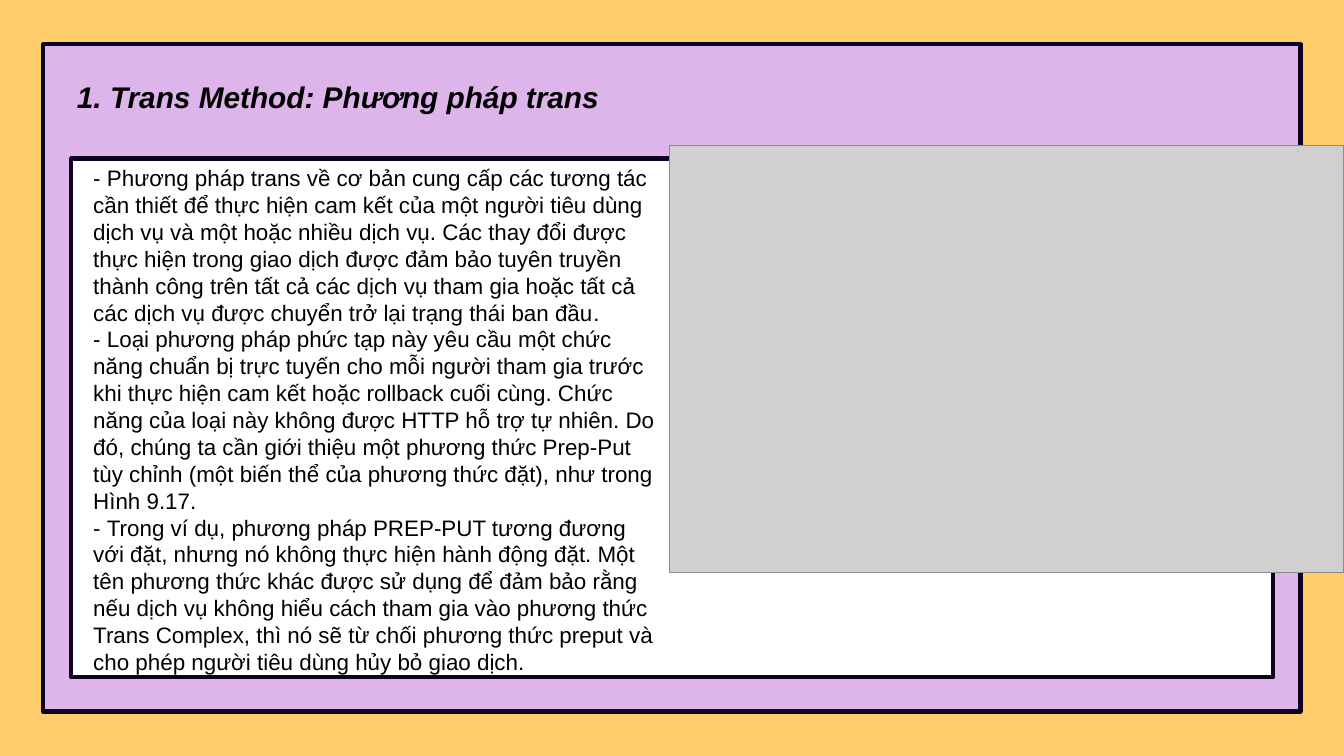
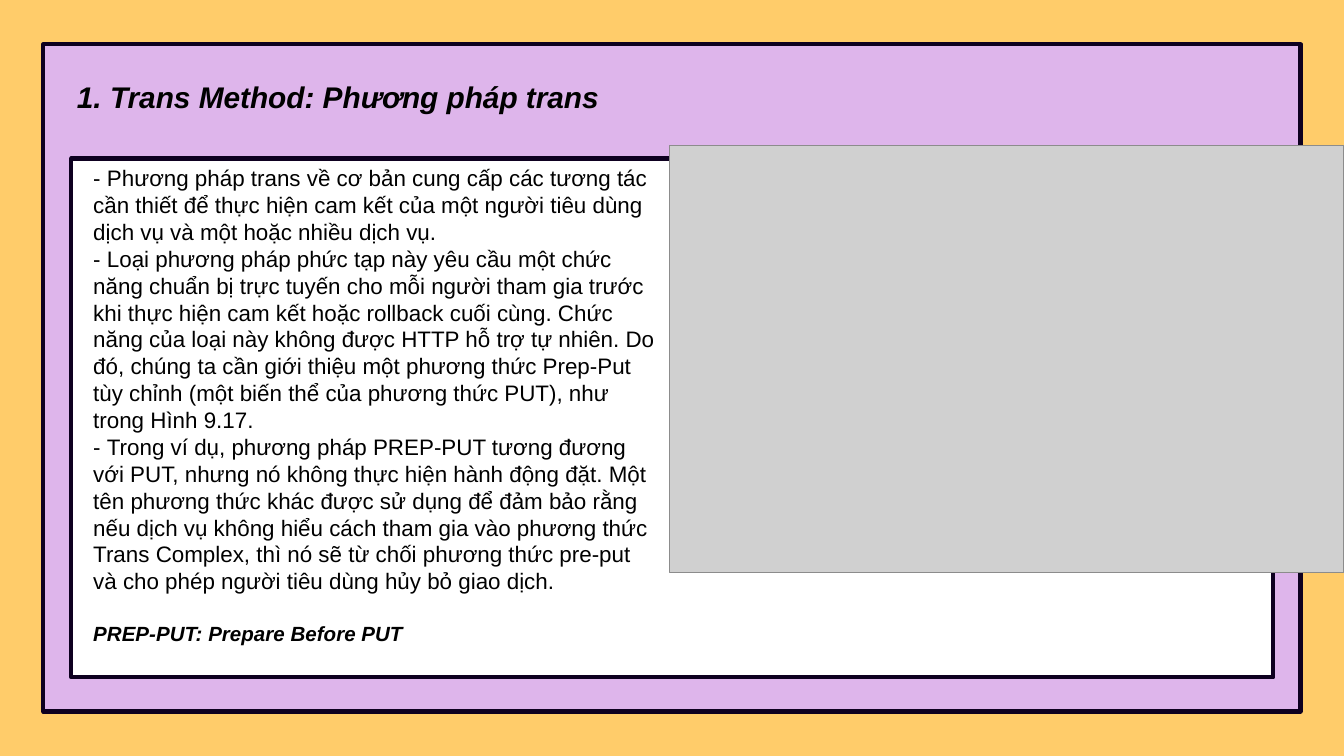
Before and after one commit to thinhotwp1/N1_14, a slide deck: slide 51 of 9.pptx (slide 52 before the commit). Drawn at 1344x756 pixels with LibreOffice and Linux fonts; fonts in the diff are those of the drawing; grey boxes stand for pictures. Boxes give left, top, right and bottom in pixels: in the first picture for what was removed or moved away, otherwise in the second. Text is boxed around its words. In the diff, an @@ line names an element or a change of style, - is before the commit and + after.

```diff
--- a/9.pptx
+++ b/9.pptx
@@ text at <box>93,168,655,646</box>: text changed @@
-- Phương pháp trans về cơ bản cung cấp các tương tác cần thiết để thực hiện cam kết của một người tiêu dùng dịch vụ và một hoặc nhiều dịch vụ. Các thay đổi được thực hiện trong giao dịch được đảm bảo tuyên truyền thành công trên tất cả các dịch vụ tham gia hoặc tất cả các dịch vụ được chuyển trở lại trạng thái ban đầu.
-- Loại phương pháp phức tạp này yêu cầu một chức năng chuẩn bị trực tuyến cho mỗi người tham gia trước khi thực hiện cam kết hoặc rollback cuối cùng. Chức năng của loại này không được HTTP hỗ trợ tự nhiên. Do đó, chúng ta cần giới thiệu một phương thức Prep-Put tùy chỉnh (một biến thể của phương thức đặt), như trong Hình 9.17.
-- Trong ví dụ, phương pháp PREP-PUT tương đương với đặt, nhưng nó không thực hiện hành động đặt. Một tên phương thức khác được sử dụng để đảm bảo rằng nếu dịch vụ không hiểu cách tham gia vào phương thức Trans Complex, thì nó sẽ từ chối phương thức preput và cho phép người tiêu dùng hủy bỏ giao dịch.
+- Phương pháp trans về cơ bản cung cấp các tương tác cần thiết để thực hiện cam kết của một người tiêu dùng dịch vụ và một hoặc nhiều dịch vụ.
+- Loại phương pháp phức tạp này yêu cầu một chức năng chuẩn bị trực tuyến cho mỗi người tham gia trước khi thực hiện cam kết hoặc rollback cuối cùng. Chức năng của loại này không được HTTP hỗ trợ tự nhiên. Do đó, chúng ta cần giới thiệu một phương thức Prep-Put tùy chỉnh (một biến thể của phương thức PUT), như trong Hình 9.17.
+- Trong ví dụ, phương pháp PREP-PUT tương đương với PUT, nhưng nó không thực hiện hành động đặt. Một tên phương thức khác được sử dụng để đảm bảo rằng nếu dịch vụ không hiểu cách tham gia vào phương thức Trans Complex, thì nó sẽ từ chối phương thức pre-put và cho phép người tiêu dùng hủy bỏ giao dịch.
+PREP-PUT: Prepare Before PUT
```
Also in this commit, not shown: 17 other slides changed, 1 slide removed.
